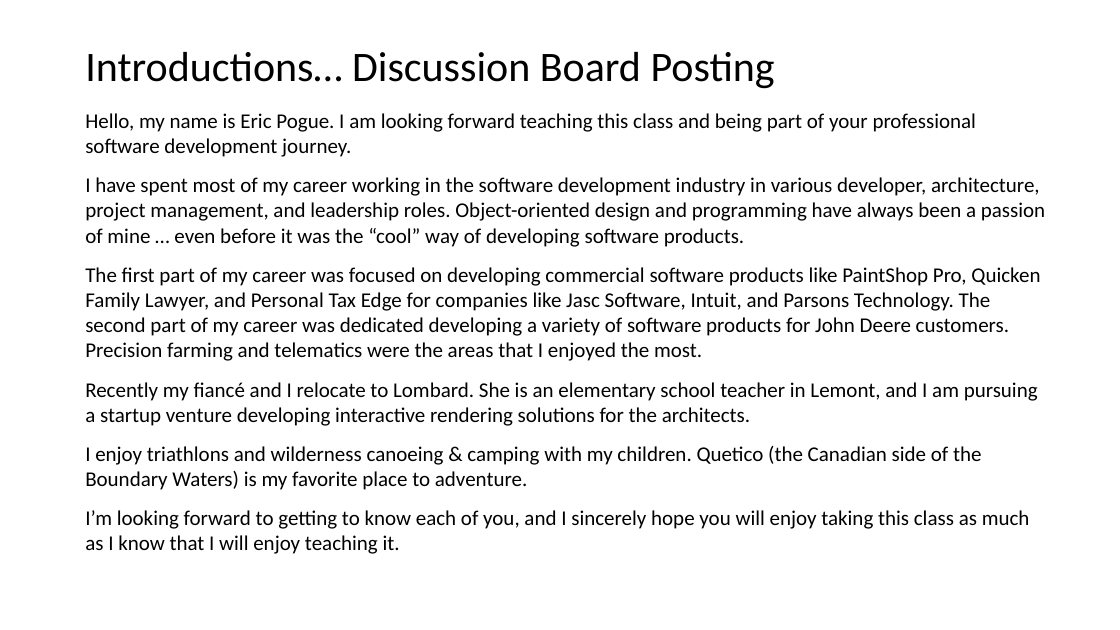
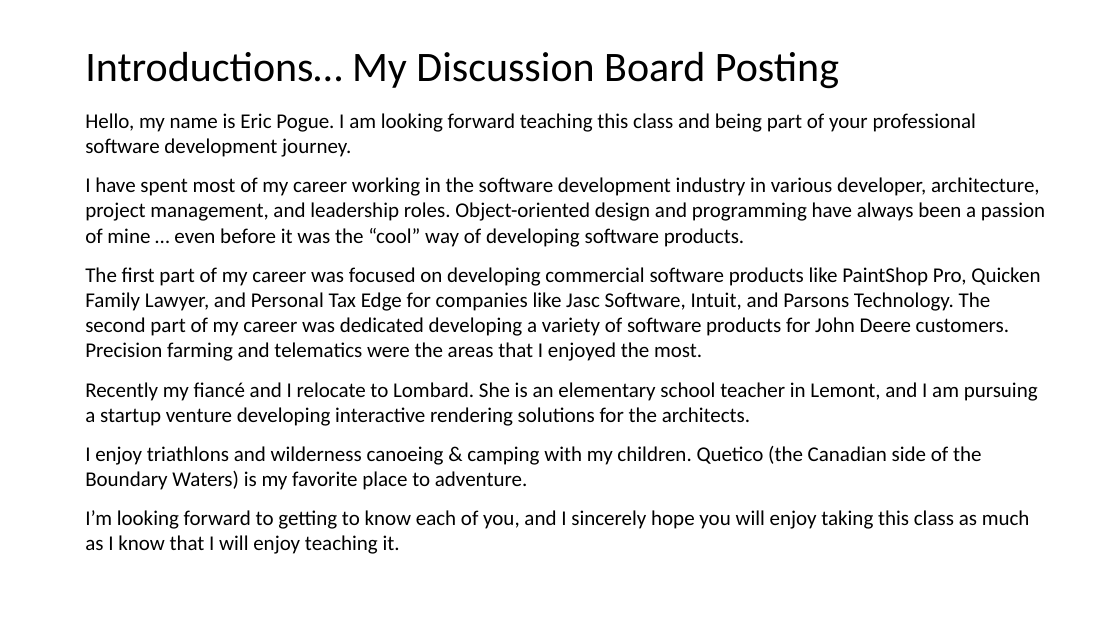
Before and after one commit to EricJPogue/www-epogue-info, a slide deck: slide 4 of CPSC-24500/Week01/2016SpringW01SlidesLecture.pptx. Drawn at 1120x630 pixels with LibreOffice and Linux fonts; fonts in the diff are those of the drawing. Boxes give left, top, right and bottom in pixels: in the first picture for what was removed or moved away, otherwise in the second. Text is boxed around its words. In the diff, an @@ line names an element or a change of style, - is before the commit and + after.

Commit message:
Update lecture slides.

```diff
--- a/CPSC-24500/Week01/2016SpringW01SlidesLecture.pptx
+++ b/CPSC-24500/Week01/2016SpringW01SlidesLecture.pptx
@@ title at (x1=85, y1=52, x2=839, y2=89): text changed @@
-Introductions… Discussion Board Posting
+Introductions… My Discussion Board Posting
```
